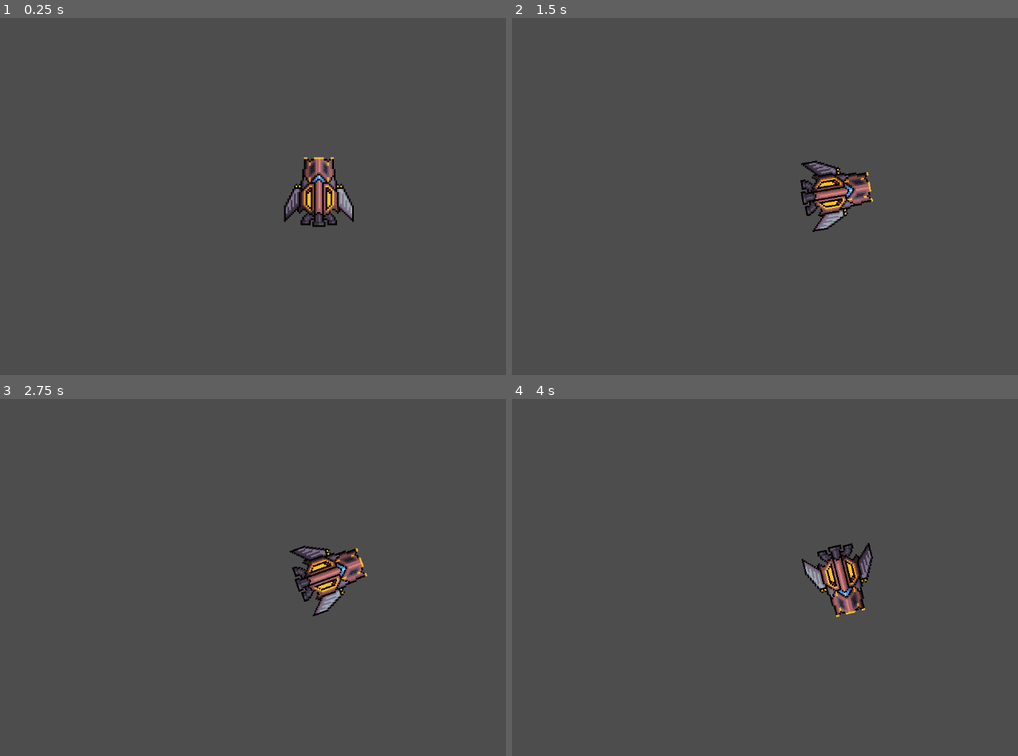
Above: before the commit, frames 1-4 (two rows, left to right).
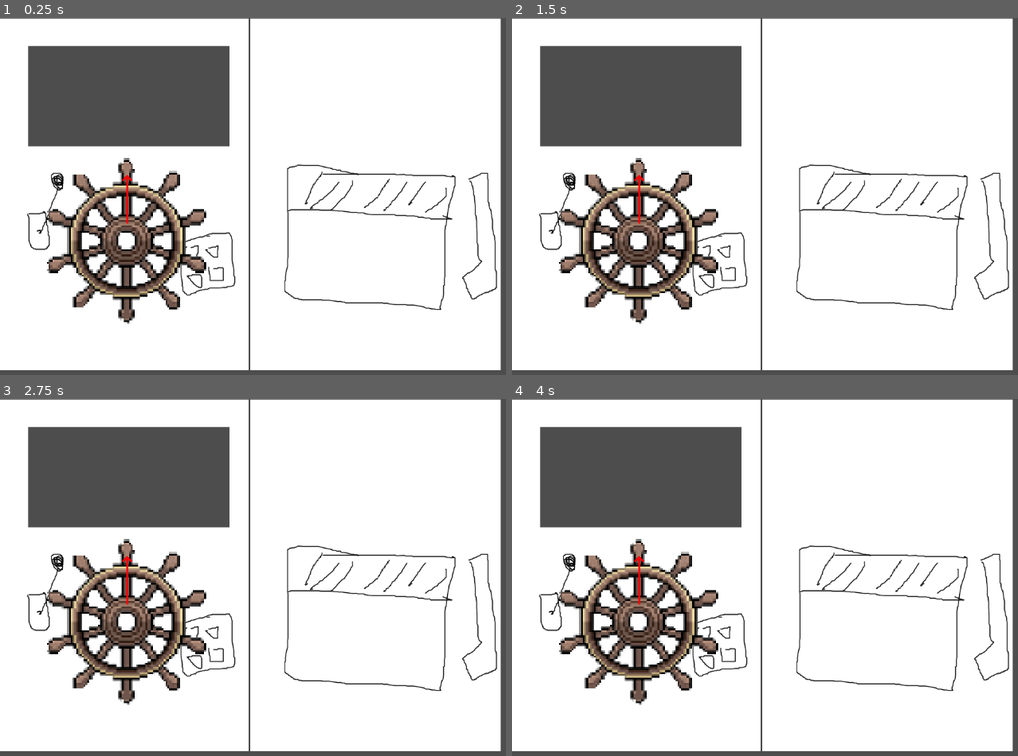
Above: after the commit, the same moments.

Repository: alifeee/space-pirates
Game: Godot game, scene res://NodeScenes/Main.tscn
The game is run twice, just before and just after one commit, with the same random seed, the same clock (stepped at 60 frames per second) and the same inputs. Before the commit the project starts from res://NodeScenes/AstroidsTest.tscn.
Inputs (mouse positions are in pixels of both pictures, inside the frame that each line leads up to):
- Up to frame 1 (0.25 s): no input
- Up to frame 2 (1.5 s): tap Enter at 0.5 s; move the mouse to (972, 178) at 0.52 s; hold Right (right) from 0.53 s (still down); tap Space (add_coal) at 0.6, 1.35 s; click (972, 178) at 0.67 s; move the mouse to (704, 214) at 1.27 s
- Up to frame 3 (2.75 s): move the mouse to (379, 498) at 2.02 s; release Right (right) at 2.03 s; hold Left (left) from 2.03 s (still down); tap Space (add_coal) at 2.1 s
- Up to frame 4 (4 s): move the mouse to (800, 648) at 2.77 s; release Left (left) at 2.78 s; hold Right (right) from 2.78 s (still down); tap Space (add_coal) at 2.85, 3.6 s; click (800, 648) at 2.92 s; move the mouse to (outside the picture) at 3.52 s

The runs differ from the first frame. In frame 1, 85% of the frame differs, in the area x 0-100%, y 0-99%; in frame 2, 85%; in frame 3, 85%; in frame 4, 85%.

Commit message:
change main scene

Diff:
--- a/project.godot
+++ b/project.godot
@@ -11,7 +11,7 @@
 [application]
 
 config/name="space-pirates"
-run/main_scene="res://NodeScenes/AstroidsTest.tscn"
+run/main_scene="res://NodeScenes/Main.tscn"
 config/features=PackedStringArray("4.1", "GL Compatibility")
 config/icon="res://icon.svg"
 
